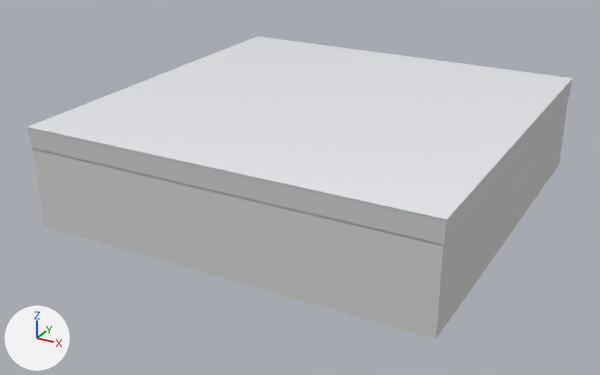
Two versions of the glTF model 3d-assets/plates/terrazzo-cement.glb, one commit apart.
Before and after are seen from a camera (50 mm lens) standing at (0.272, -0.531, 0.19) and looking at (-0.01, -0.019, -0.066). The lights are fixed; the arrows at lower left show +X, +Y and +Z. The picture after the commit comes second. Where no turn or scale is listed for an object, it has been applied to the vertices.

In view in the first picture: 'body', 'substrate', 'topcoat'.
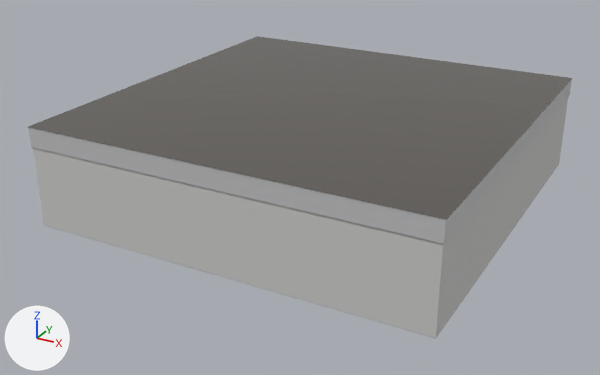
Where the newer file only moved an object's origin or applied its transform, the numbers keep the older frame.

Location of each change, (x1, y1, x2, y2) in pixels of the pictures (600 x 375 px):
'topcoat', recoloured (white to dark grey)
    both: (28, 36, 572, 219)

The change in detail:
Material 'VAR_topcoat' (mat_var_topcoat) changes colour from white #edf0f3 to dark grey #595550; in linear values from (0.85, 0.87, 0.9) to (0.1, 0.09, 0.08).
